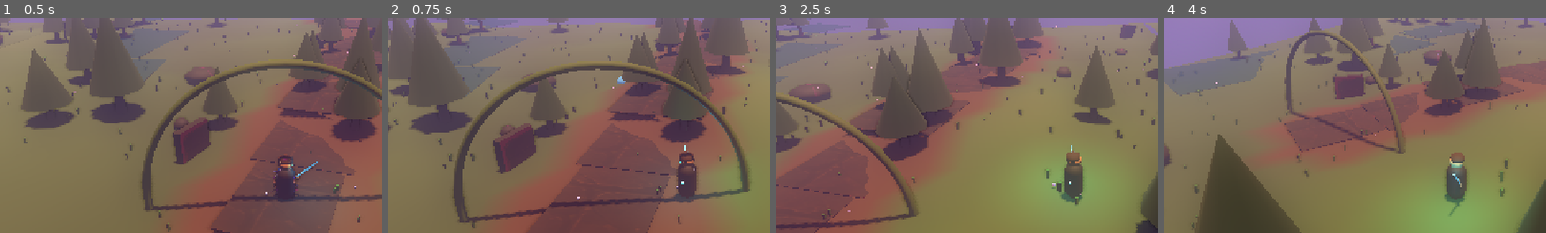
Above: before the commit, frames 1-4 (left to right).
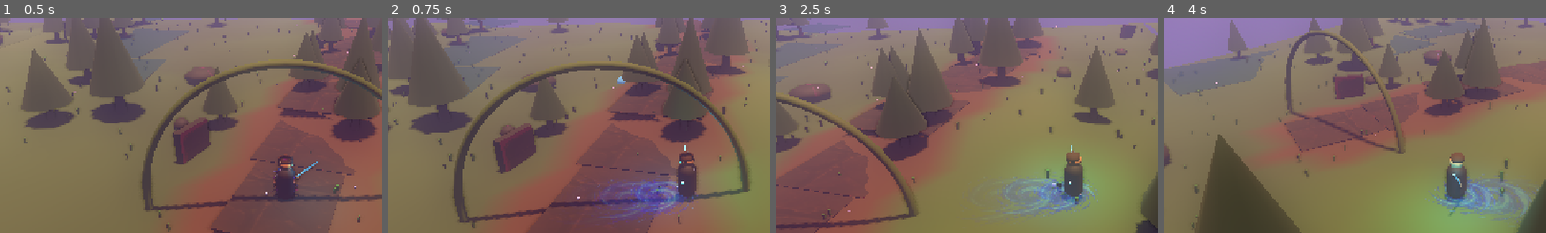
Above: after the commit, the same moments.

Repository: jfeldman9-rgb/RileyDungeonMaster
Game: Godot game, scene res://scenes/open_world_prototype.tscn
Two runs of this game, one before a commit and one after it. Both use one fixed random seed, a clock stepped at 60 frames per second and the inputs below.
Inputs (mouse positions are % of the whole screen's width and height, from its top left):
- Up to frame 1 (0.5 s): no input
- Up to frame 2 (0.75 s): tap Enter (ui_accept) at 0.5 s; move the mouse to (72, 45) at 0.52 s; hold D (move_right) from 0.53 s (still down); hold Shift (dash) from 0.53 s (still down); click (72, 45) at 0.67 s
- Up to frame 3 (2.5 s): tap Enter (ui_accept) at 0.77 s; release D (move_right) at 1.25 s; release Shift (dash) at 1.25 s; drag from (30, 55) to (45, 70) at 1.27 s; move the mouse to (60, 28) at 2.02 s; hold D (move_right) from 2.03 s (still down); hold Space (slice) from 2.03 s (still down); tap Shift (dash) at 2.3 s
- Up to frame 4 (4 s): release D (move_right) at 2.75 s; release Space (slice) at 2.75 s; drag from (45, 70) to (20, 35) at 2.77 s; move the mouse to (80, 65) at 3.52 s; hold A (move_left) from 3.53 s (still down); hold Q from 3.53 s (still down); tap Enter (ui_accept) at 3.77 s; tap Shift (dash) at 3.8 s
The pictures show only the part of the screen within x 13-63%, y 29-79%; the shares and areas given below are measured in that part.

Frame 1 is identical in both runs. In frame 2, 3.3% of the frame differs, in the area x 53-82%, y 73-97%; in frame 3, 2.9%; in frame 4, 3.0%.

Commit message:
Restore visible slash and dash effects

Diff:
--- a/scripts/player_controller.gd
+++ b/scripts/player_controller.gd
@@ -2,6 +2,8 @@
 class_name PlayerController
 
 const NinjaStarProjectileScript := preload("res://scripts/ninja_star_projectile.gd")
+const SLASH_FX := preload("res://assets/generated/slash_fx.png")
+const DASH_SWIRL := preload("res://assets/generated/dash_swirl.png")
 
 signal slice_requested
 signal dash_requested
@@ -134,6 +136,7 @@
 
 
 func _apply_slice_hit() -> void:
+	_spawn_slash_fx()
 	for enemy in get_tree().get_nodes_in_group("enemy"):
 		if not is_instance_valid(enemy) or not enemy is Node3D:
 			continue
@@ -191,6 +194,32 @@
 	var tween := ghost.create_tween()
 	tween.tween_property(ghost, "modulate:a", 0.0, 0.18)
 	tween.finished.connect(ghost.queue_free)
+	var swirl := Sprite3D.new()
+	swirl.texture = DASH_SWIRL
+	swirl.pixel_size = 0.01
+	swirl.global_position = global_position + Vector3.UP * 0.18 - facing_direction * 0.35
+	swirl.rotation_degrees.x = -90.0
+	swirl.modulate = Color(0.55, 0.86, 1.0, 0.42)
+	get_tree().current_scene.add_child(swirl)
+	var swirl_tween := swirl.create_tween()
+	swirl_tween.tween_property(swirl, "scale", Vector3(1.7, 1.7, 1.7), 0.2)
+	swirl_tween.parallel().tween_property(swirl, "modulate:a", 0.0, 0.2)
+	swirl_tween.finished.connect(swirl.queue_free)
+
+
+func _spawn_slash_fx() -> void:
+	var slash := Sprite3D.new()
+	slash.texture = SLASH_FX
+	slash.pixel_size = 0.0085
+	slash.billboard = BaseMaterial3D.BILLBOARD_FIXED_Y
+	slash.global_position = global_position + Vector3.UP * 0.95 + facing_direction * 0.9
+	slash.rotation.y = atan2(facing_direction.x, facing_direction.z)
+	slash.modulate = Color(0.55, 0.9, 1.0, 0.86)
+	get_tree().current_scene.add_child(slash)
+	var tween := slash.create_tween()
+	tween.tween_property(slash, "scale", Vector3(1.65, 1.65, 1.65), 0.16)
+	tween.parallel().tween_property(slash, "modulate:a", 0.0, 0.16)
+	tween.finished.connect(slash.queue_free)
 
 
 func _add_score(amount: int) -> void:
